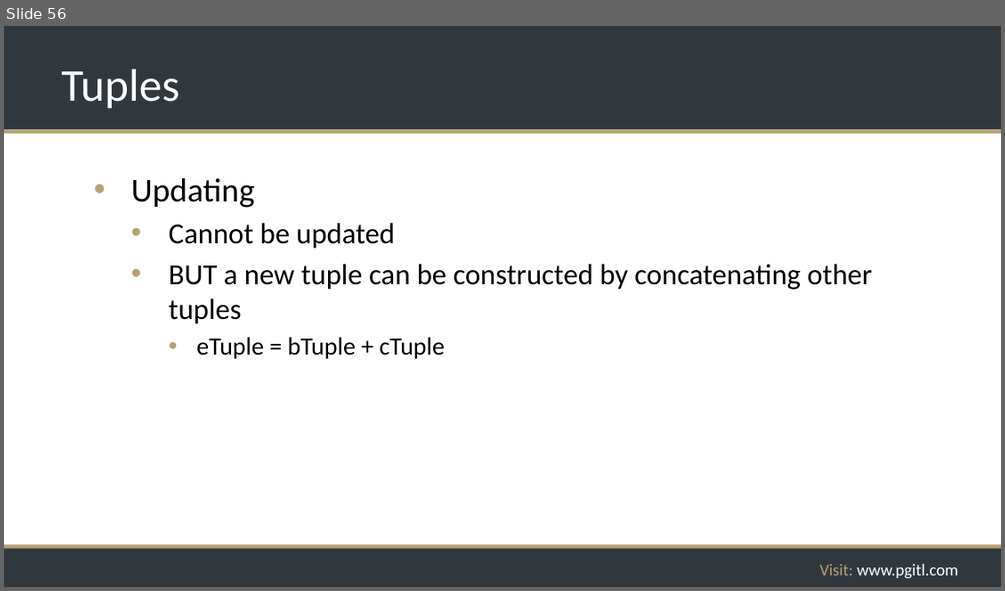
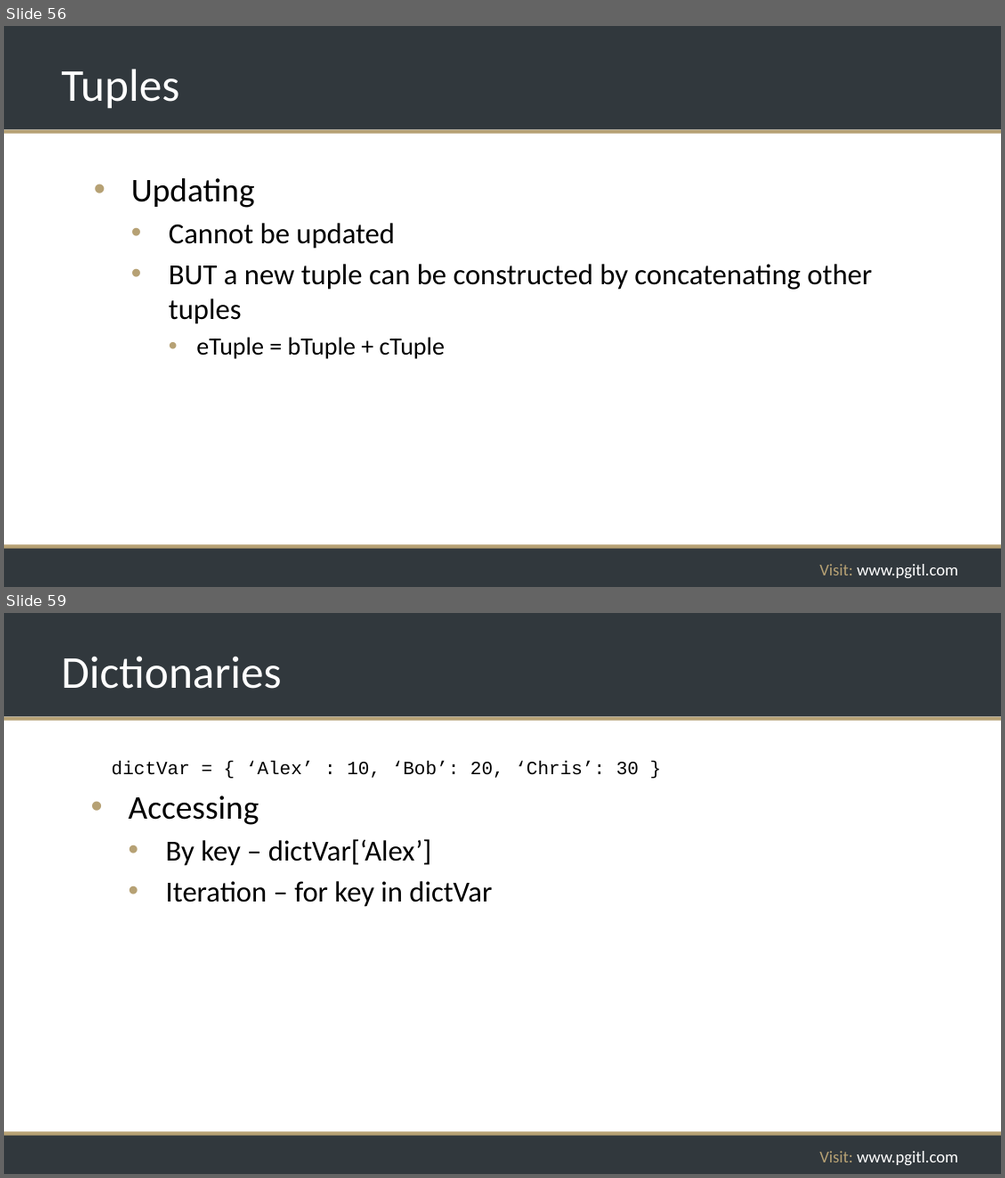
Before and after one commit to rikkouri/project-a, a slide deck: Programming Foundations.pptx. Shown one above the other, each under a label of ours: slide 56 before the commit, slides 56 and 59 after it; the slides between them are not shown. The pictures are 1005x591 and 1005x1178 pixels, drawn with LibreOffice and Linux fonts; fonts in the diff are those of the drawing; background and template pictures are left out. Boxes give left, top, right and bottom in pixels: in the first picture for what was removed or moved away, otherwise in the second. Text is boxed around its words. In the diff, an @@ line names an element or a change of style, - is before the commit and + after.

```diff
--- a/Programming Foundations.pptx
+++ b/Programming Foundations.pptx
@@ slide 59 added at box(4, 613, 1001, 1174), background #FFFFFF; not listed: 5 template elements that a slide beside it also shows @@
@@ title added at box(61, 656, 281, 689), 44 pt, text #FFFFFF @@
+Dictionaries
@@ text added at box(112, 761, 639, 778), 18 pt, text #000000 @@
+  dictVar = { ‘Alex’ : 10, ‘Bob’: 20, ‘Chris’: 30 }
@@ text added at box(129, 795, 492, 907), 28 pt, text #000000 @@
+• Accessing
+  • By key – dictVar[‘Alex’]
+  • Iteration – for key in dictVar
```
Also in this commit, not shown: 2 other slides added.
